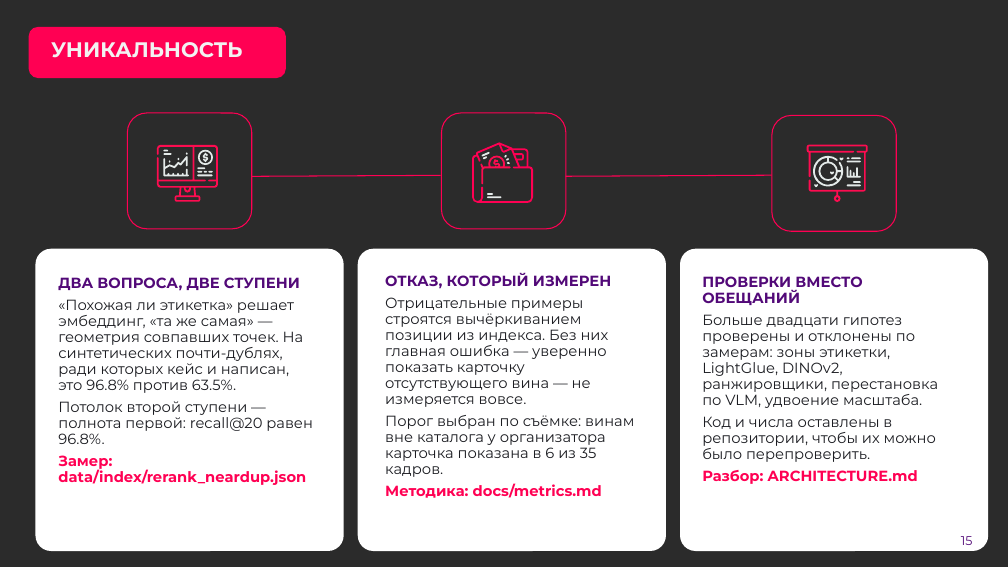
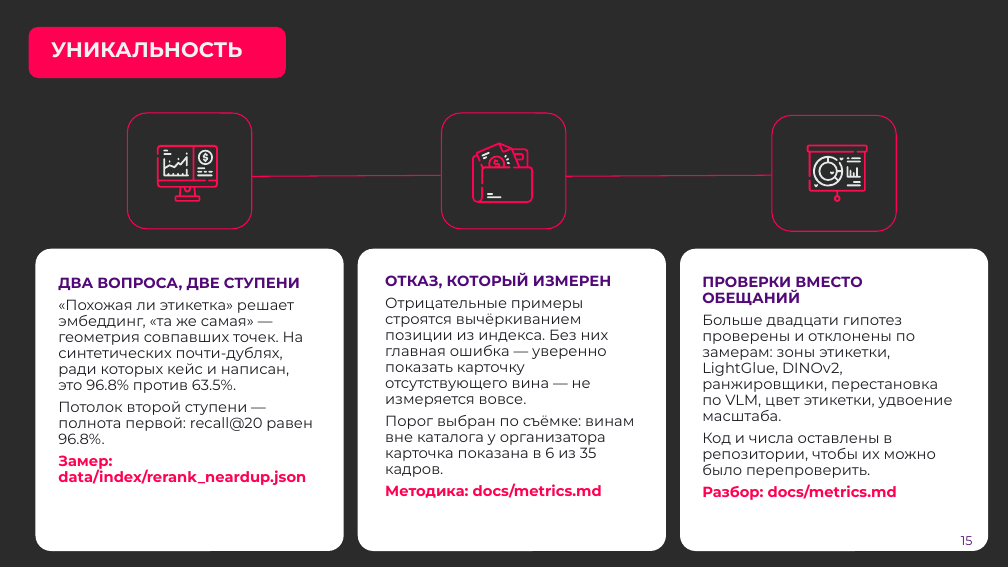
Before and after one commit to AlexGvr/rus_vines, a slide deck: slide 15 of ЛЦТ2026 Сканер российских вин.pptx. Drawn at 1008x567 pixels with LibreOffice and Linux fonts; fonts in the diff are those of the drawing; background and template pictures are left out; a plain dark background stands for a picture behind light text. Boxes give left, top, right and bottom in pixels: in the first picture for what was removed or moved away, otherwise in the second. Text is boxed around its words. In the diff, an @@ line names an element or a change of style, - is before the commit and + after.

```diff
--- a/ЛЦТ2026 Сканер российских вин.pptx
+++ b/ЛЦТ2026 Сканер российских вин.pptx
@@ text at (702, 314, 953, 421): text changed @@
-Больше двадцати гипотез проверены и отклонены по замерам: зоны этикетки, LightGlue, DINOv2, ранжировщики, перестановка по VLM, удвоение масштаба.
+Больше двадцати гипотез проверены и отклонены по замерам: зоны этикетки, LightGlue, DINOv2, ранжировщики, перестановка по VLM, цвет этикетки, удвоение масштаба.
@@ text at (702, 484, 897, 500): text changed @@
-Разбор: ARCHITECTURE.md
+Разбор: docs/metrics.md
```
Also in this commit, not shown: 4 other slides changed, 2 other files.
